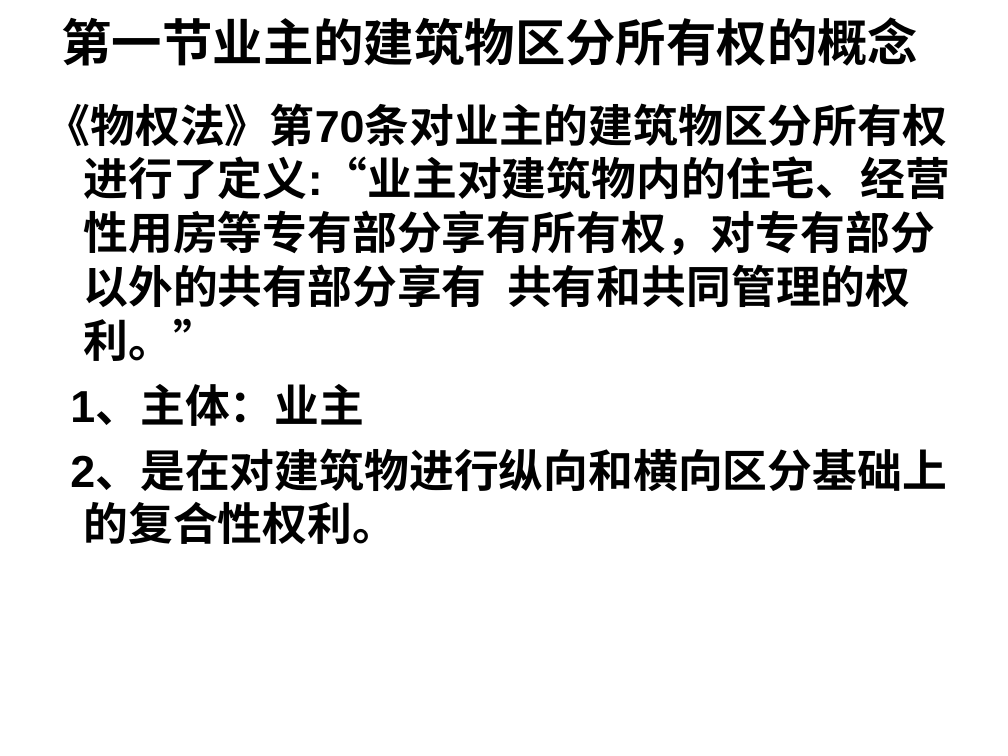
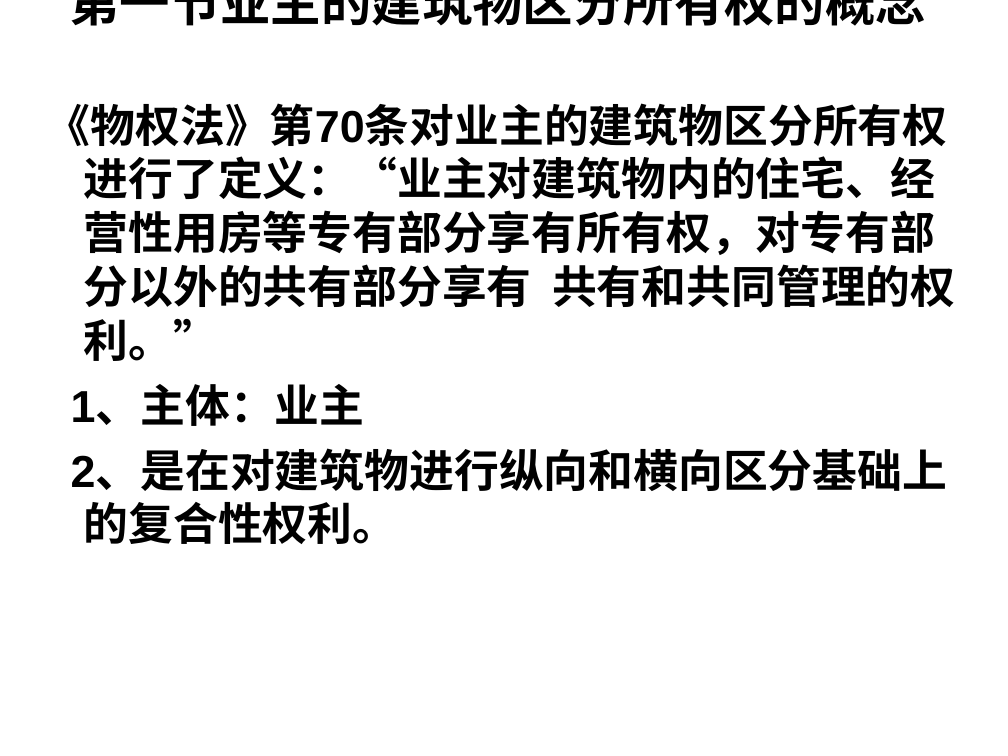
Before and after one commit to Kicamon/Note, a slide deck: slide 2 of civil law/property law/ppt/第九章 建筑物区分所有权.ppt. Drawn at 1008x756 pixels with LibreOffice and Linux fonts; fonts in the diff are those of the drawing. Boxes give left, top, right and bottom in pixels: in the first picture for what was removed or moved away, otherwise in the second. Text is boxed around its words. In the diff, an @@ line names an element or a change of style, - is before the commit and + after.

```diff
--- a/civil law/property law/ppt/第九章 建筑物区分所有权.ppt
+++ b/civil law/property law/ppt/第九章 建筑物区分所有权.ppt
@@ title "第一节业主的建筑物区分所有权的概念" rewrapped from (x1=62, y1=17, x2=919, y2=66) to (x1=69, y1=0, x2=926, y2=26) @@
@@ text at (x1=46, y1=103, x2=955, y2=361): text changed @@
-《物权法》第70条对业主的建筑物区分所有权进行了定义:“业主对建筑物内的住宅、经营性用房等专有部分享有所有权，对专有部分以外的共有部分享有 共有和共同管理的权利。”
+《物权法》第70条对业主的建筑物区分所有权进行了定义：“业主对建筑物内的住宅、经营性用房等专有部分享有所有权，对专有部分以外的共有部分享有 共有和共同管理的权利。”
```
Also in this commit, not shown: 4 other files.
